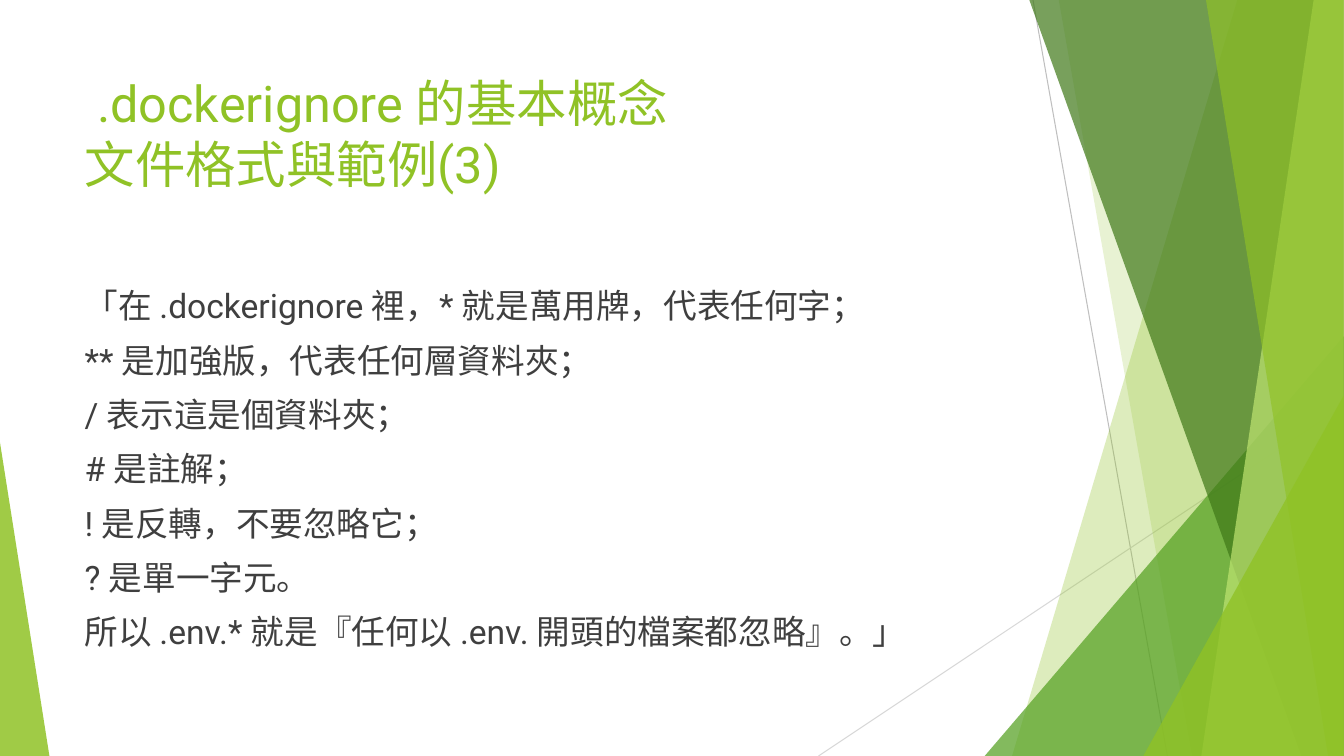
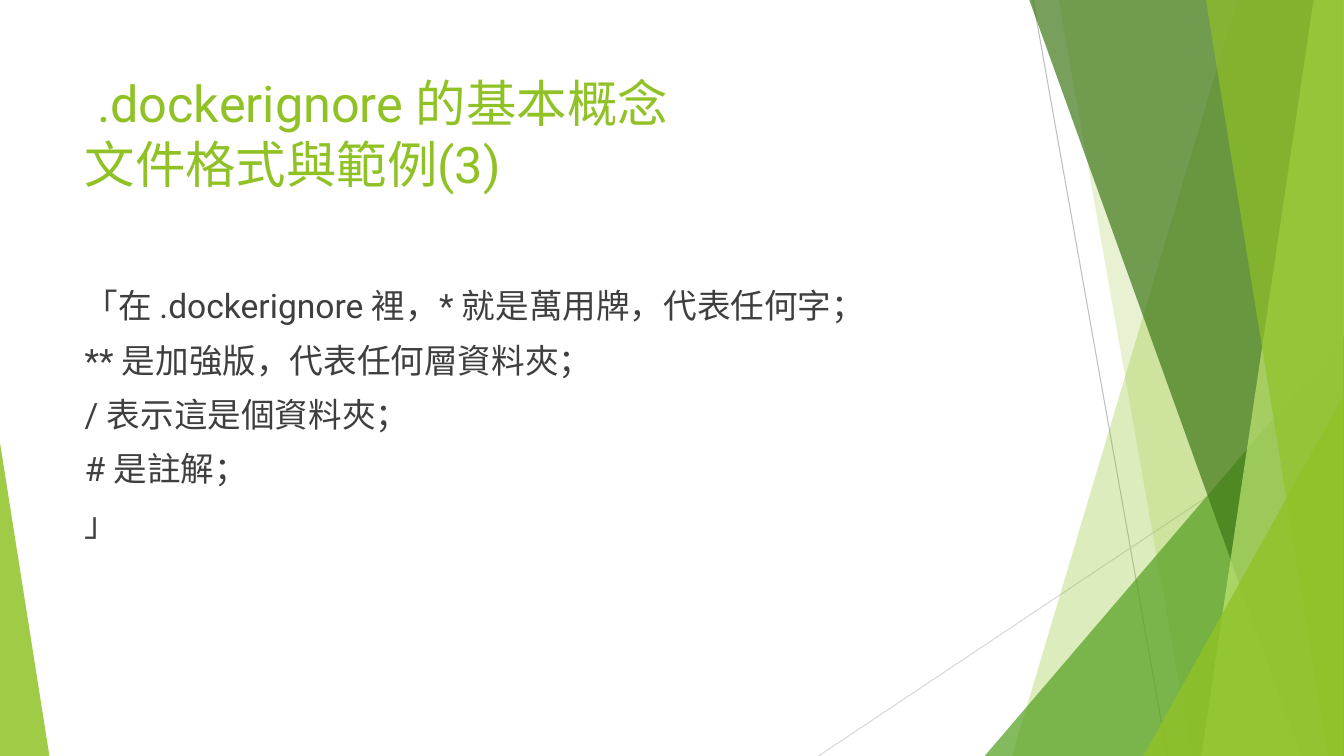
Before and after one commit to coolyuoo/Docker.Class4, a slide deck: slide 9 of 單元4.容器資源配置.pptx (slide 8 before the commit). Drawn at 1344x756 pixels with LibreOffice and Linux fonts; fonts in the diff are those of the drawing. Boxes give left, top, right and bottom in pixels: in the first picture for what was removed or moved away, otherwise in the second. Text is boxed around its words. In the diff, an @@ line names an element or a change of style, - is before the commit and + after.

```diff
--- a/單元4.容器資源配置.pptx
+++ b/單元4.容器資源配置.pptx
@@ text at bbox=[85, 517, 119, 539]: text changed @@
-! 是反轉，不要忽略它；
-? 是單一字元。
-所以 .env.* 就是『任何以 .env. 開頭的檔案都忽略』。」
+」
```
Also in this commit, not shown: 2 other slides changed.
